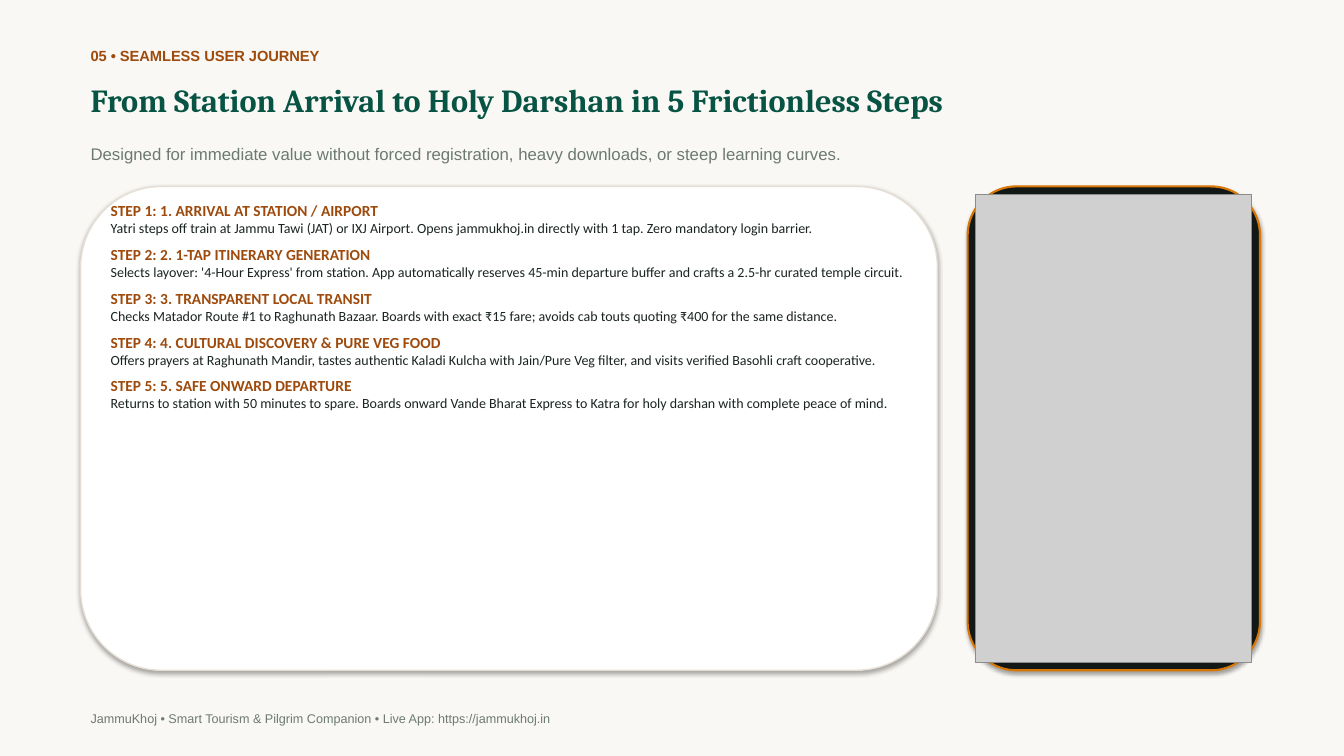
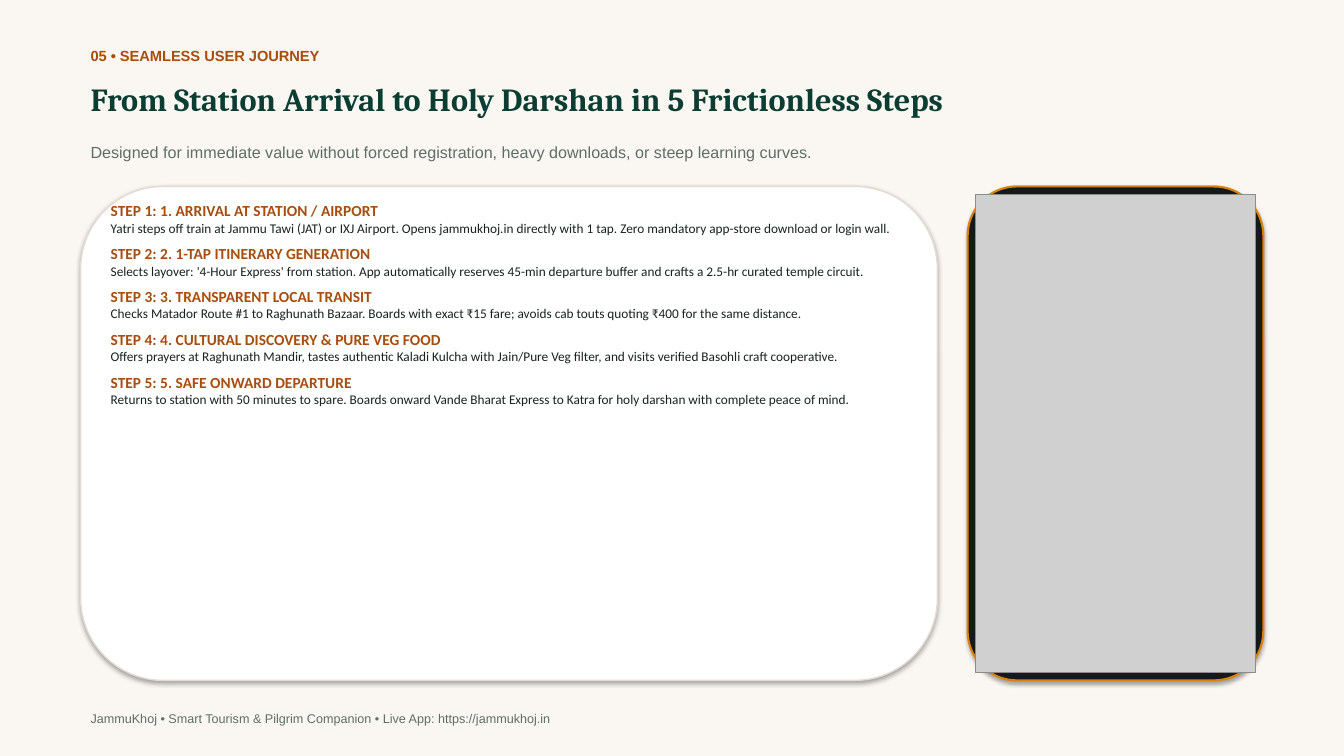
Before and after one commit to moin08s/JammuKhoj, a slide deck: slide 5 of JammuKhoj_Pitch_Deck_Final.pptx. Drawn at 1344x756 pixels with LibreOffice and Linux fonts; fonts in the diff are those of the drawing; grey boxes stand for pictures. Boxes give left, top, right and bottom in pixels: in the first picture for what was removed or moved away, otherwise in the second. Text is boxed around its words. In the diff, an @@ line names an element or a change of style, - is before the commit and + after.

```diff
--- a/JammuKhoj_Pitch_Deck_Final.pptx
+++ b/JammuKhoj_Pitch_Deck_Final.pptx
@@ rectangle at bbox=[0, 0, 1344, 756]: fill #FAF8F4 to #FAF7F2 @@
@@ text "From Station Arrival to Holy ..." at bbox=[91, 88, 943, 118]: text colour #085444 to #0B3D33 @@
@@ text "Designed for immediate value without ..." at bbox=[91, 146, 812, 162]: size 12 to 11.5 pt, text colour #6C7A73 to #5F6E67 @@
@@ rounded rectangle: place and size @@
-rounded rectangle at bbox=[81, 187, 938, 670]
+rounded rectangle at bbox=[81, 187, 938, 681]
@@ rounded rectangle at bbox=[81, 187, 938, 681]: outline #E6DED4 1 pt to #E4DCD2 1 pt @@
@@ text at bbox=[111, 203, 863, 406]: text colour #9E4A0C to #A84D0E in "STEP 1: 1. ARRIVAL AT STATION / ...", "STEP 2: 2. 1-TAP ITINERARY GENERATION", "STEP 3: 3. TRANSPARENT LOCAL TRANSIT", "STEP 4: 4. CULTURAL DISCOVERY & PURE ..." and 1 more places; size 10 to 9.5 pt, text colour #1A2420 to #18221E in "Selects layover: '4-Hour Express' from station. App ...", "Checks Matador Route #1 to Raghunath Bazaar. ...", "Offers prayers at Raghunath Mandir, tastes authentic ...", "Returns to station with 50 minutes to ..." @@
@@ rounded rectangle: place and size @@
-rounded rectangle at bbox=[968, 187, 1260, 670]
+rounded rectangle at bbox=[968, 187, 1263, 681]
@@ rounded rectangle at bbox=[968, 187, 1263, 681]: fill #121816 to #141A18; outline #D97706 1.5 pt to #D98210 1.5 pt @@
@@ picture: place and size @@
-picture at bbox=[976, 195, 1252, 662]
+picture at bbox=[976, 195, 1255, 673]
@@ text at bbox=[111, 223, 890, 236]: text changed; size 10 to 9.5 pt; text colour #1A2420 to #18221E @@
-Yatri steps off train at Jammu Tawi (JAT) or IXJ Airport. Opens jammukhoj.in directly with 1 tap. Zero mandatory login barrier.
+Yatri steps off train at Jammu Tawi (JAT) or IXJ Airport. Opens jammukhoj.in directly with 1 tap. Zero mandatory app-store download or login wall.
```
Also in this commit, not shown: 9 other slides changed, 3 other files.
